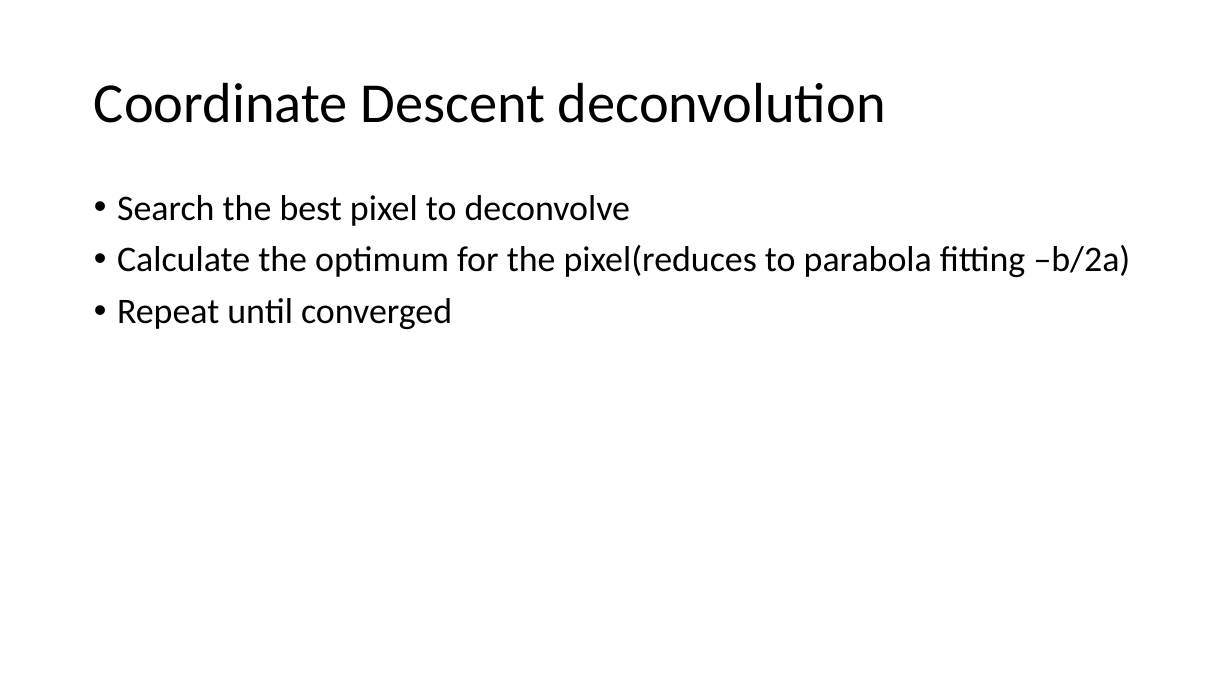
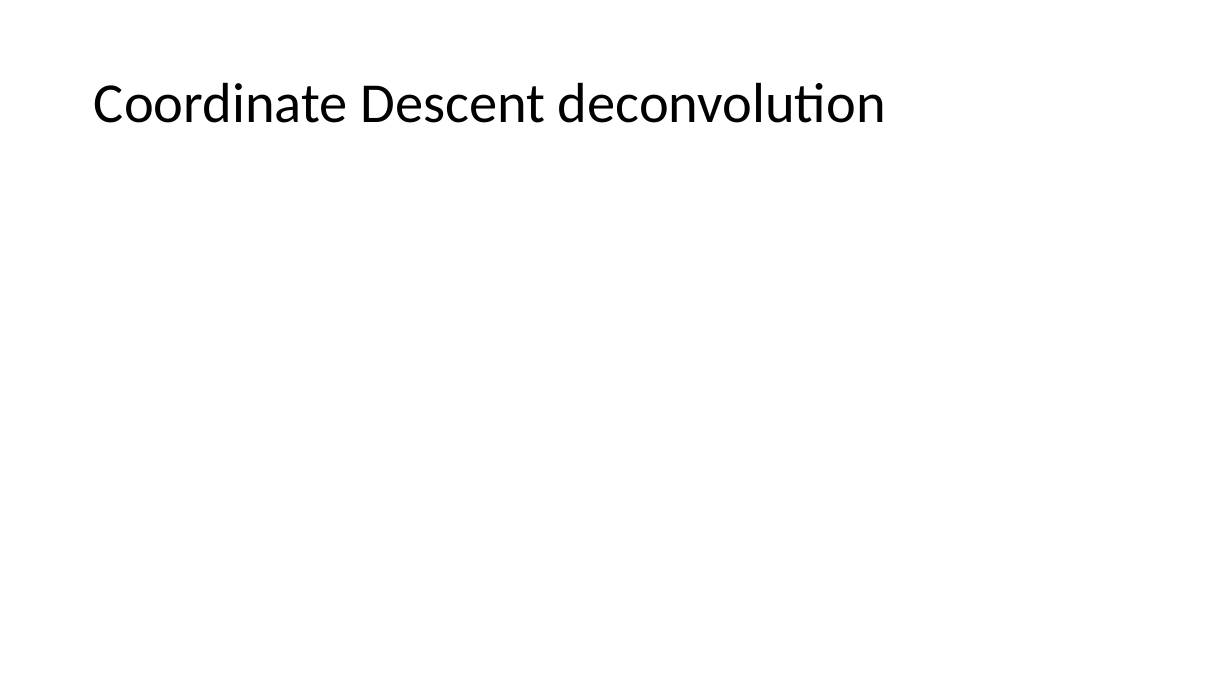
Before and after one commit to lord-blueberry/p9-doc, a slide deck: slide 10 of SKA-Days/pp.pptx (slide 9 before the commit). Drawn at 1232x693 pixels with LibreOffice and Linux fonts; fonts in the diff are those of the drawing; grey boxes stand for pictures. Boxes give left, top, right and bottom in pixels: in the first picture for what was removed or moved away, otherwise in the second. Text is boxed around its words. In the diff, an @@ line names an element or a change of style, - is before the commit and + after.

```diff
--- a/SKA-Days/pp.pptx
+++ b/SKA-Days/pp.pptx
@@ text removed at [117,195,1131,329] @@
-• Search the best pixel to deconvolve
-• Calculate the optimum for the pixel(reduces to parabola fitting –b/2a)
-• Repeat until converged
```
Also in this commit, not shown: 8 other slides changed, 4 slides added, 1 slide removed, 5 other files.
